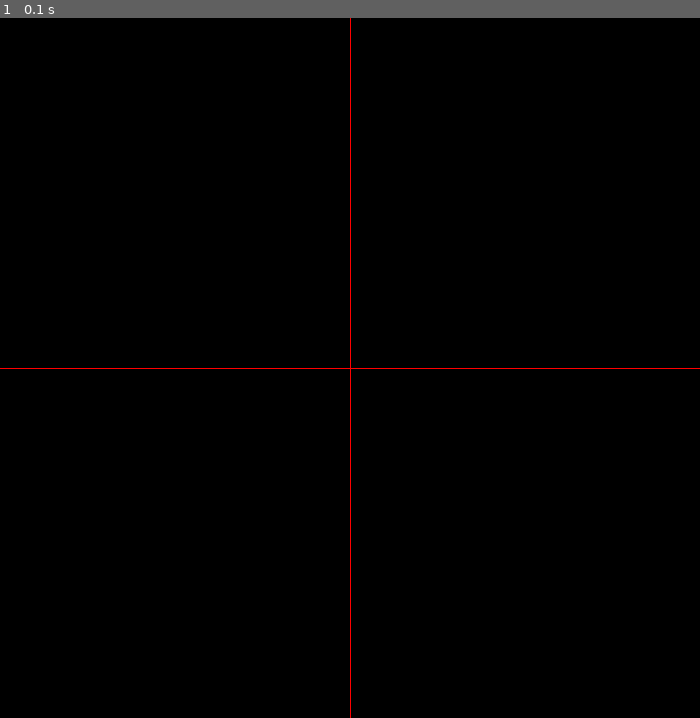
Above: before the commit, frame 1.
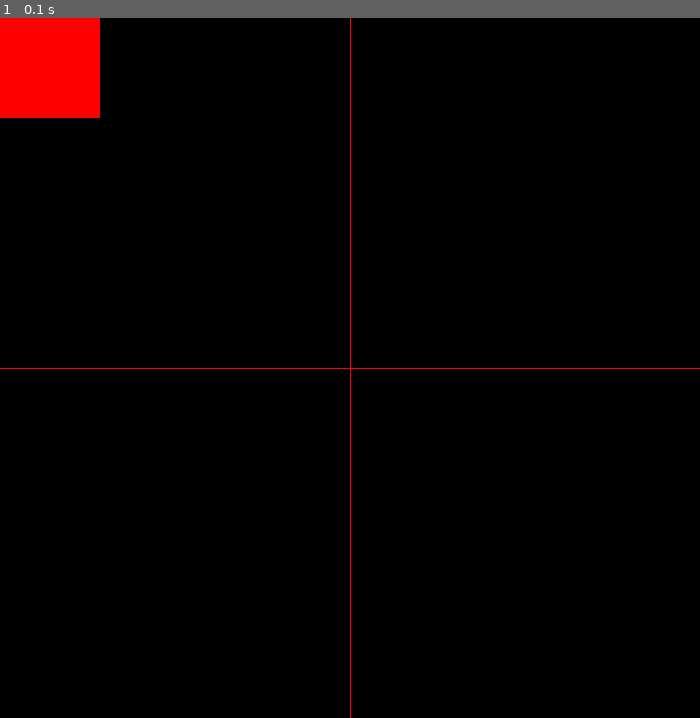
Above: after the commit, the same moment.

Repository: Victor00000000000000/Projeto_Semestral_Introducao_Informatica
Game: pygame game, started from VectorsPygame.py
Same seed, same stepped clock (60 frames per second), same inputs: the game is played once before the commit and once after it.
Inputs:
- Up to frame 1 (0.1 s): no input

The runs differ from the first frame. In frame 1, 2.0% of the frame differs, in the area x 0-15%, y 0-15%.

Commit message:
Version with functional aim

Diff:
--- a/ClassesModule.py
+++ b/ClassesModule.py
@@ -4,28 +4,23 @@
 import random as r
 pygame.init()
 
-###Shoot's settings
-##shoot_sound = pygame.mixer.Sound(r"C:\Users\home\Desktop\Victor\UFSC\Pygame teste\Data\Áudios\Spells\Shoot_sound\shot converter.mp3")
-##shoot_sound.set_volume(1.0)
-
 class Aim(pygame.sprite.Sprite):
+    "Aim's programming"
     def __init__(self, *groups):
         super().__init__(*groups)
         self.image = pygame.image.load(r"Data\Imagens\aim.png")
         self.rect = pygame.Rect(300, 300, 1, 1)
         self.image = pygame.transform.scale(self.image, (50, 50))
+        self.rect.center = (150, 150)
 
     def update(self, *args):
-        #for event in pygame.event.get():
-        #    if event.type == MOUSEMOTION:
-                print("Mouse Moving")
-                mouse_coordenates = pygame.mouse.get_pos()
-                self.rect.x = mouse_coordenates[0]
-                self.rect.y = mouse_coordenates[1]
-                # if event.rel[0] > 0:
-                #     self.rect.x = mouse_coordenates[0]
+        mouse_coordenates = pygame.mouse.get_pos()
+        self.rect.x = mouse_coordenates[0] - 25
+        self.rect.y = mouse_coordenates[1] - 25
+
 
 class Zombie(pygame.sprite.Sprite):
+    "Zombies' programming"
     def __init__(self, *groups):
         super().__init__(*groups)
         self.image = pygame.image.load(r"Data\Imagens\zombiePixel.png")
@@ -37,16 +32,12 @@
 
         self.health = 10
 
-##        self.timer = 0
-##    def update(self, *arg):
-##        self.timer += 0.1
-##        self.rect.x = 10 + m.sin(self.timer) * 100
-
         if self.health <= 0:
             self.kill()
 
 
 class Knight(pygame.sprite.Sprite):
+    "Player's programming"
     def __init__(self, *groups):
         super().__init__(*groups)
         self.image = pygame.image.load(r"Data\Imagens\knight.png")
@@ -90,15 +81,19 @@
             self.rect.left = 0
 
 class Bullet(pygame.sprite.Sprite):
-     def __init__(self, *groups):
+    "FireBall's programming"
+    def __init__(self, *groups):
         super().__init__(*groups)
         self.image = pygame.image.load(r"Data\Imagens\fireball.png")
         self.rect = pygame.Rect(200, 200, 23, 17)
         self.image = pygame.transform.scale(self.image, (50, 50))
 
         #OBS: o comando MOUSEDOWN para disparar deve ser programado no arquivo main, mas as coordenadas da Bullet serão programadas dentro da classe
+    def update(self, *arg):
+        ang = m.atan2(self.rect.y-knight.rect.y, self.rect.x-knight.rect.x)
 
 class Background(pygame.sprite.Sprite):
+    "Scenario's programming"
     def __init__(self, *groups):
         super().__init__(*groups)
         self.image = pygame.image.load(r"Data\Imagens\Background.png")
--- a/Second_version_With_Classes_Copy_Before_New_Module.py
+++ b/Second_version_With_Classes_Copy_Before_New_Module.py
@@ -40,9 +40,6 @@
 pygame.mixer.music.play(-1)
 
 #Background's image:
-##background = pygame.image.load(r"C:\Users\home\Desktop\Victor\UFSC\Projeto_Semestral_Introducao_Informatica\Data\Imagens\Background.png")
-##background.pygame.transform.scale(tela, (640, 480))
-
 #Clock's settings:
 clock = pygame.time.Clock()
 
--- a/VectorsPygame.py
+++ b/VectorsPygame.py
@@ -19,5 +19,8 @@
 
     pygame.draw.line(tela, "red", (0, screen_center.y), (screen_dimentions.x, screen_center.y))
     pygame.draw.line(tela, "red", (screen_center.x, 0), (screen_center.x, screen_dimentions.y))
-
+    retan = pygame.Rect(0, 0, 100, 100)
+    pygame.draw.rect(tela, "blue", retan)
+    pygame.draw.rect(tela, "red", retan)
+    retan.center = (100,100)
     pygame.display.update()
